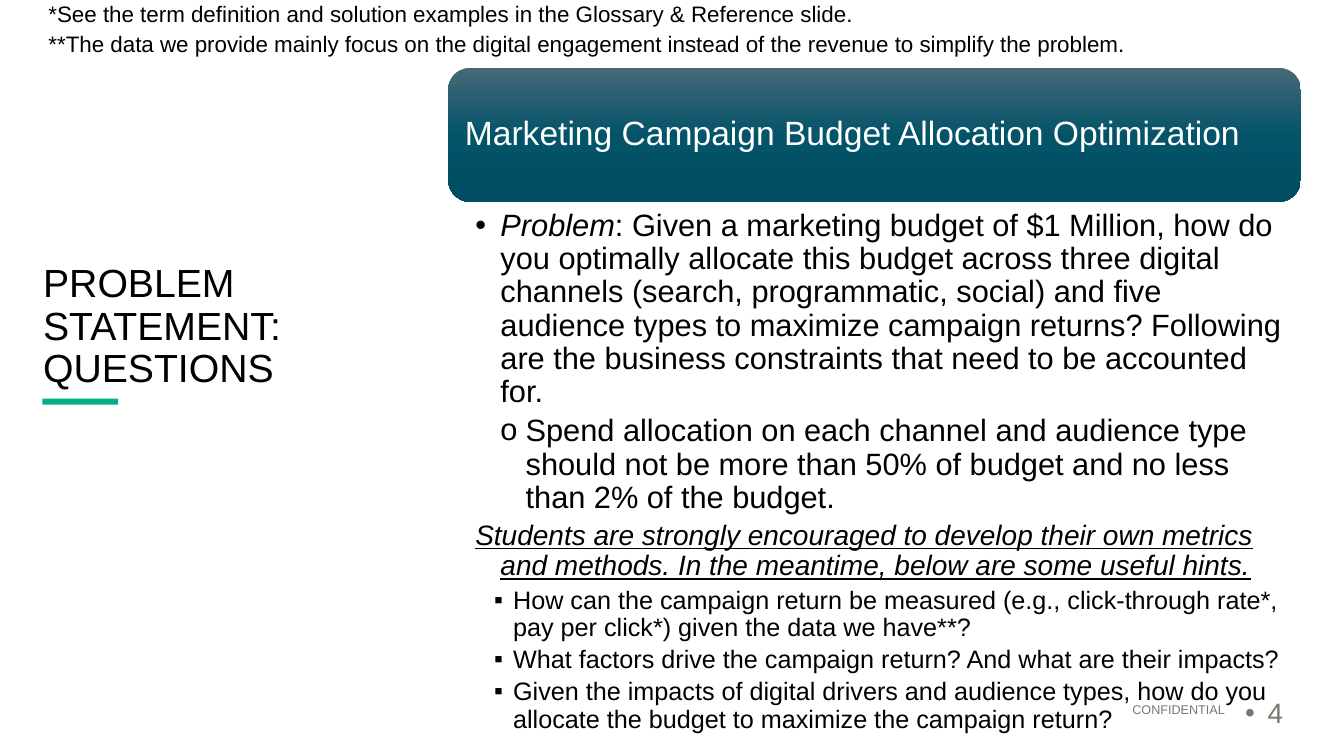
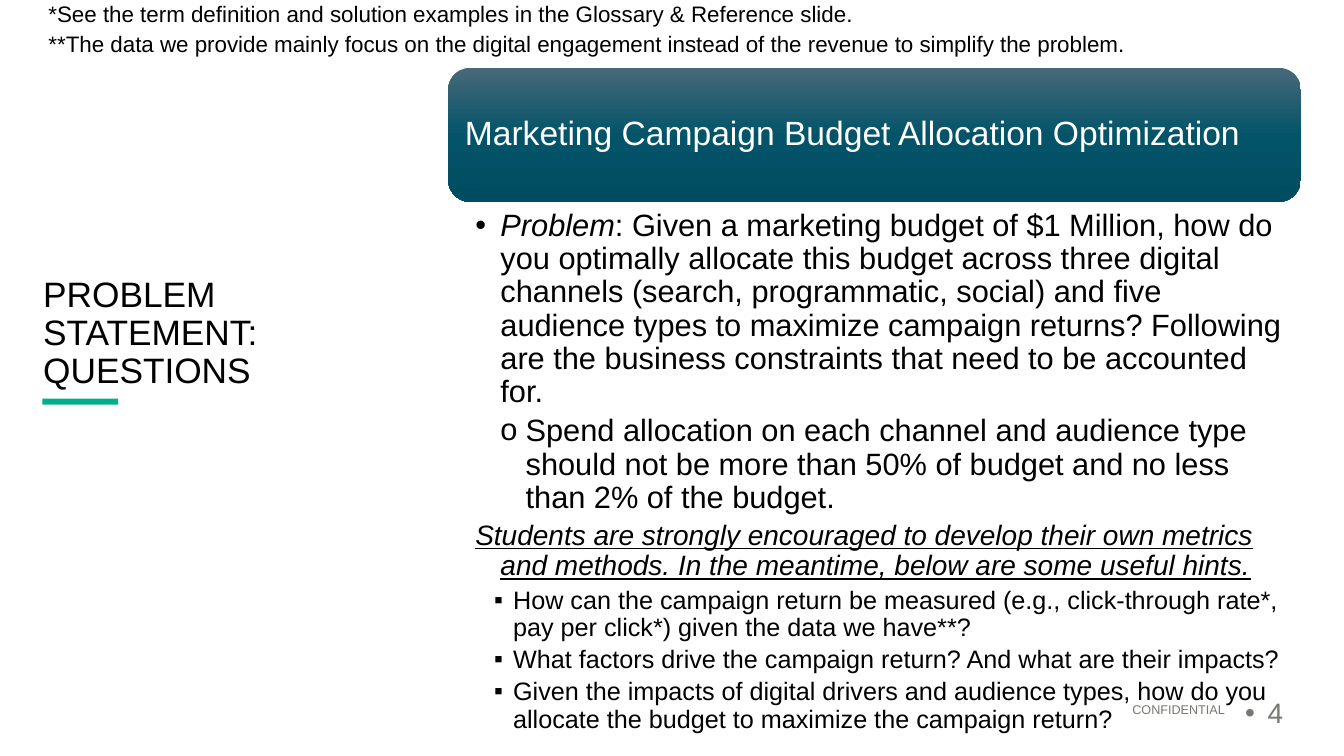
Before and after one commit to Shritej24c/optimization-genetic-algo, a slide deck: slide 4 of 0_UTA_Student_Contest_DetailsforDiscussion.pptx. Drawn at 1344x756 pixels with LibreOffice and Linux fonts; fonts in the diff are those of the drawing; background and template pictures are left out. Boxes give left, top, right and bottom in pixels: in the first picture for what was removed or moved away, otherwise in the second. Text is boxed around its words. In the diff, an @@ line names an element or a change of style, - is before the commit and + after.

```diff
--- a/0_UTA_Student_Contest_DetailsforDiscussion.pptx
+++ b/0_UTA_Student_Contest_DetailsforDiscussion.pptx
@@ title "PROBLEM STATEMENT: QUESTIONS" at (x1=43, y1=282, x2=257, y2=389): size 28 to 25.2 pt @@
```
Also in this commit, not shown: 1 other slide changed.
